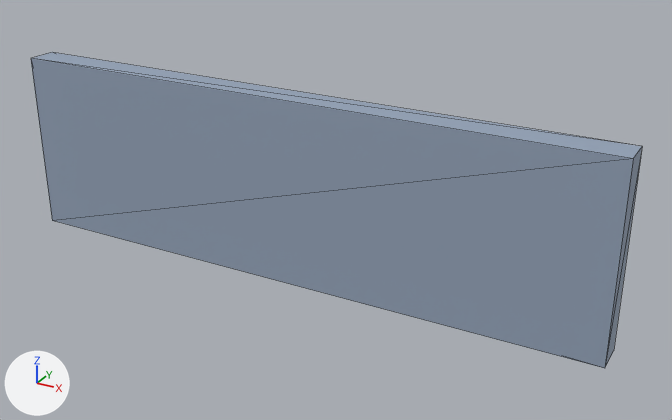
One commit to the glTF model public/assets/models/environment/env_security_gate_01.glb: the scene before it, then after it.
One viewpoint serves both versions: a 50 mm lens placed at (5.57, -9.04, 5.58), pointed at (0.5, 0.17, 0.98). Every picture has the same lights, and +X, +Y and +Z are marked at lower left. The older version comes first. Mesh edges are drawn as thin lines. Where no turn or scale is listed for an object, it has been applied to the vertices. Vertices at exactly the same position are counted once.
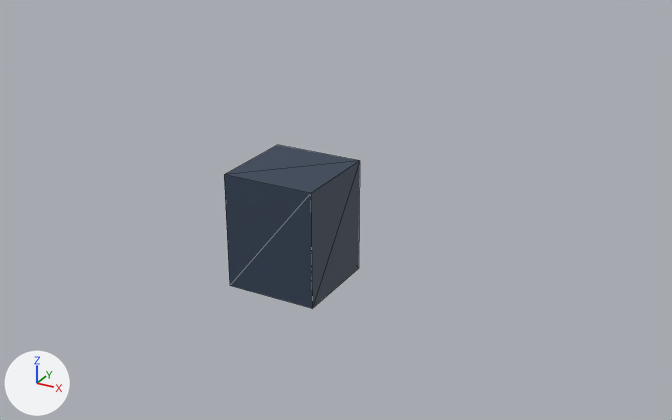
The change, as a diff of the scene's bpy script:
```diff
--- a/public/assets/models/environment/env_security_gate_01.glb.py
+++ b/public/assets/models/environment/env_security_gate_01.glb.py
@@ mat_material_0 @@
 mat_material_0 = principled_material('Material_0')
-mat_material_0.base_color = (0.296, 0.366, 0.479)  # greyish blue #94a3b8
+mat_material_0.base_color = (0.0331, 0.0529, 0.0908)  # dark blue #334155
 mat_material_0.roughness = 0.7
@@ me_mesh_0 @@
 # used by ob_mesh_0; location = (0.0, 0.0, 1.2)
-me_mesh_0.from_pydata(...)  # 8 vertices, 12 faces; spans x -4.0..4.0, y -0.2..0.2, z -1.2..1.2
+me_mesh_0.from_pydata(...)  # 8 vertices, 12 faces; spans x -0.6..0.6, y -0.6..0.6, z -0.75..0.75
+# me_mesh_0 part 1: the whole mesh is scaled about its middle by (0.15, 3, 0.625)
 me_mesh_0.materials.append(mat_material_0)
@@ ob_mesh_0 @@
 ob_mesh_0 = bpy.data.objects.new('Mesh_0', me_mesh_0)
-ob_mesh_0.location = (0.0, 0.0, 1.2)
+ob_mesh_0.location = (0.0, 0.0, 0.75)
```

Pixel boxes [x1, y1, x2, y2] of what changed, in the pictures (672 x 420 px):
'Mesh_0', recoloured, rescaled (78% narrower, 48% shorter): before [31, 52, 642, 368]; after [224, 145, 360, 308]
